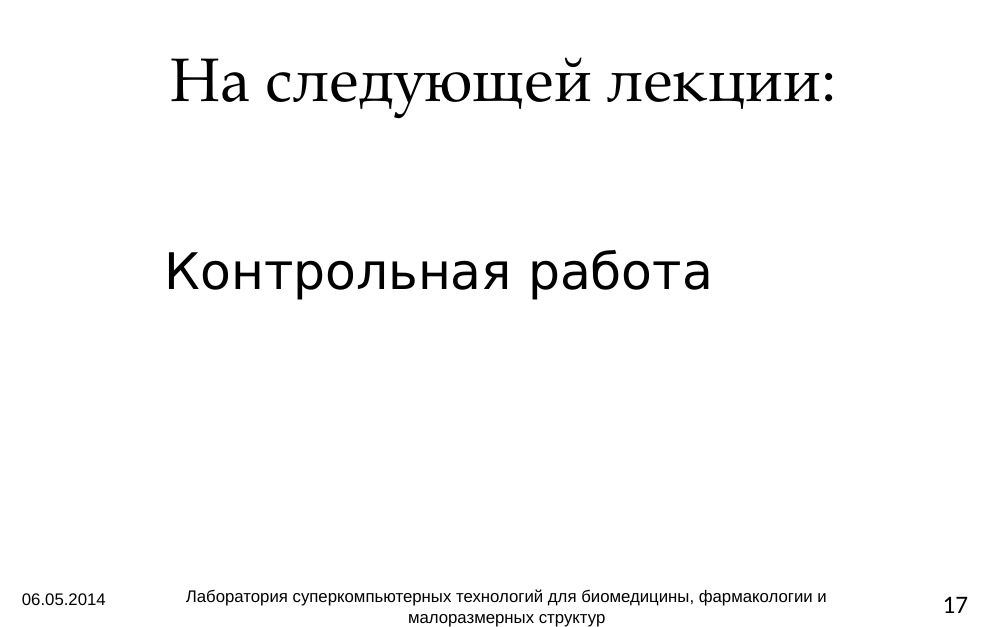
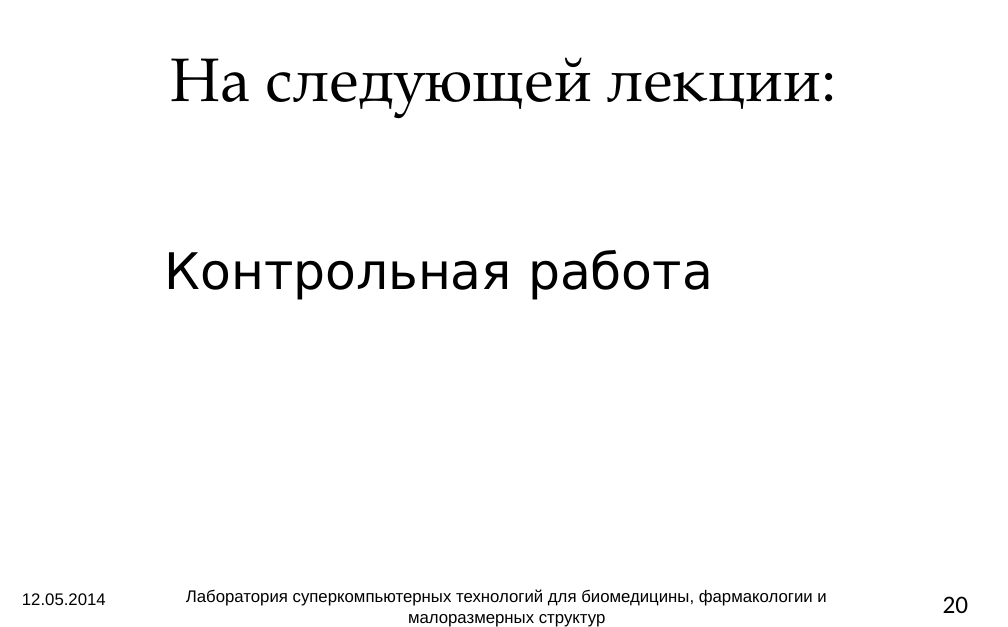
Before and after one commit to atakua/simlectures-archive, a slide deck: slide 20 of lecture12-languages/lecture12-languages.pptx (slide 17 before the commit). Drawn at 1008x627 pixels with LibreOffice and Linux fonts; fonts in the diff are those of the drawing; background and template pictures are left out. Boxes give left, top, right and bottom in pixels: in the first picture for what was removed or moved away, otherwise in the second. Text is boxed around its words. In the diff, an @@ line names an element or a change of style, - is before the commit and + after.

```diff
--- a/lecture12-languages/lecture12-languages.pptx
+++ b/lecture12-languages/lecture12-languages.pptx
@@ text at [22, 593, 106, 605]: text changed @@
-06.05.2014
+12.05.2014
@@ page number at [943, 596, 969, 613]: text changed @@
-17
+20
```
Also in this commit, not shown: 17 other slides changed, 3 slides added, 1 other file.
